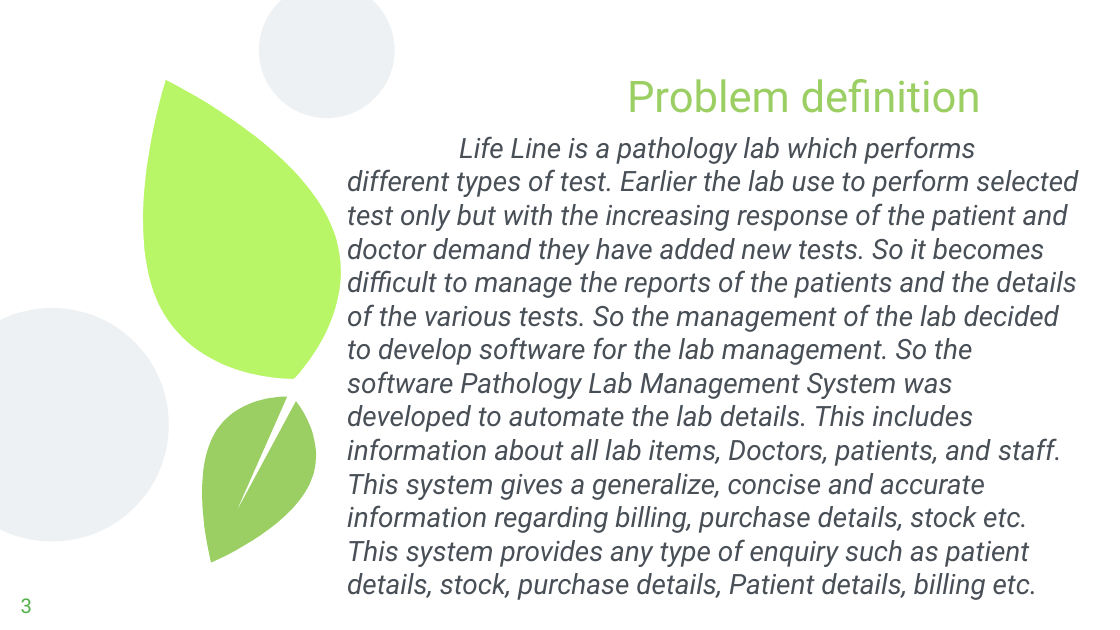
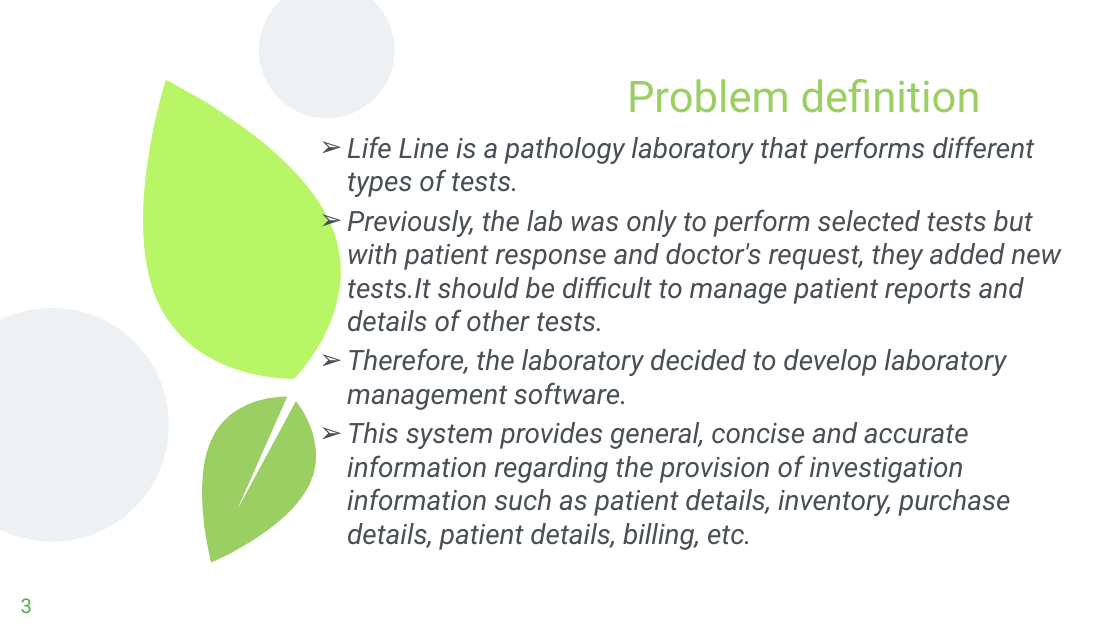
Before and after one commit to qanh2204/CP1996M04_Group1, a slide deck: slide 3 of projectGroup1/Solanio · SlidesCarnival.pptx. Drawn at 1120x630 pixels with LibreOffice and Linux fonts; fonts in the diff are those of the drawing. Boxes give left, top, right and bottom in pixels: in the first picture for what was removed or moved away, otherwise in the second. Text is boxed around its words. In the diff, an @@ line names an element or a change of style, - is before the commit and + after.

```diff
--- a/projectGroup1/Solanio · SlidesCarnival.pptx
+++ b/projectGroup1/Solanio · SlidesCarnival.pptx
@@ text at (347, 136, 1061, 550): text changed @@
-Life Line is a pathology lab which performs different types of test. Earlier the lab use to perform selected test only but with the increasing response of the patient and doctor demand they have added new tests. So it becomes difficult to manage the reports of the patients and the details of the various tests. So the management of the lab decided to develop software for the lab management. So the software Pathology Lab Management System was developed to automate the lab details. This includes information about all lab items, Doctors, patients, and staff. This system gives a generalize, concise and accurate information regarding billing, purchase details, stock etc. This system provides any type of enquiry such as patient details, stock, purchase details, Patient details, billing etc.
+➢ Life Line is a pathology laboratory that performs different types of tests.
+➢ Previously, the lab was only to perform selected tests but with patient response and doctor's request, they added new tests.It should be difficult to manage patient reports and details of other tests.
+➢ Therefore, the laboratory decided to develop laboratory management software.
+➢ This system provides general, concise and accurate information regarding the provision of investigation information such as patient details, inventory, purchase details, patient details, billing, etc.
```
Also in this commit, not shown: 11 other slides changed, 4 slides added, 55 other files.
